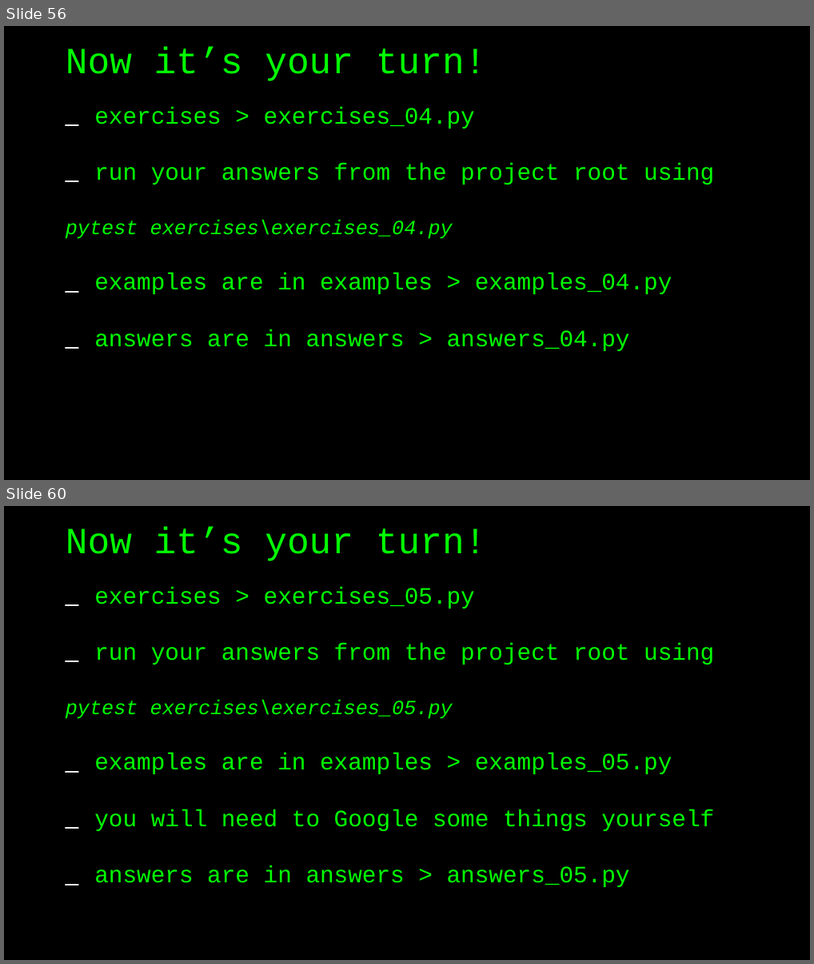
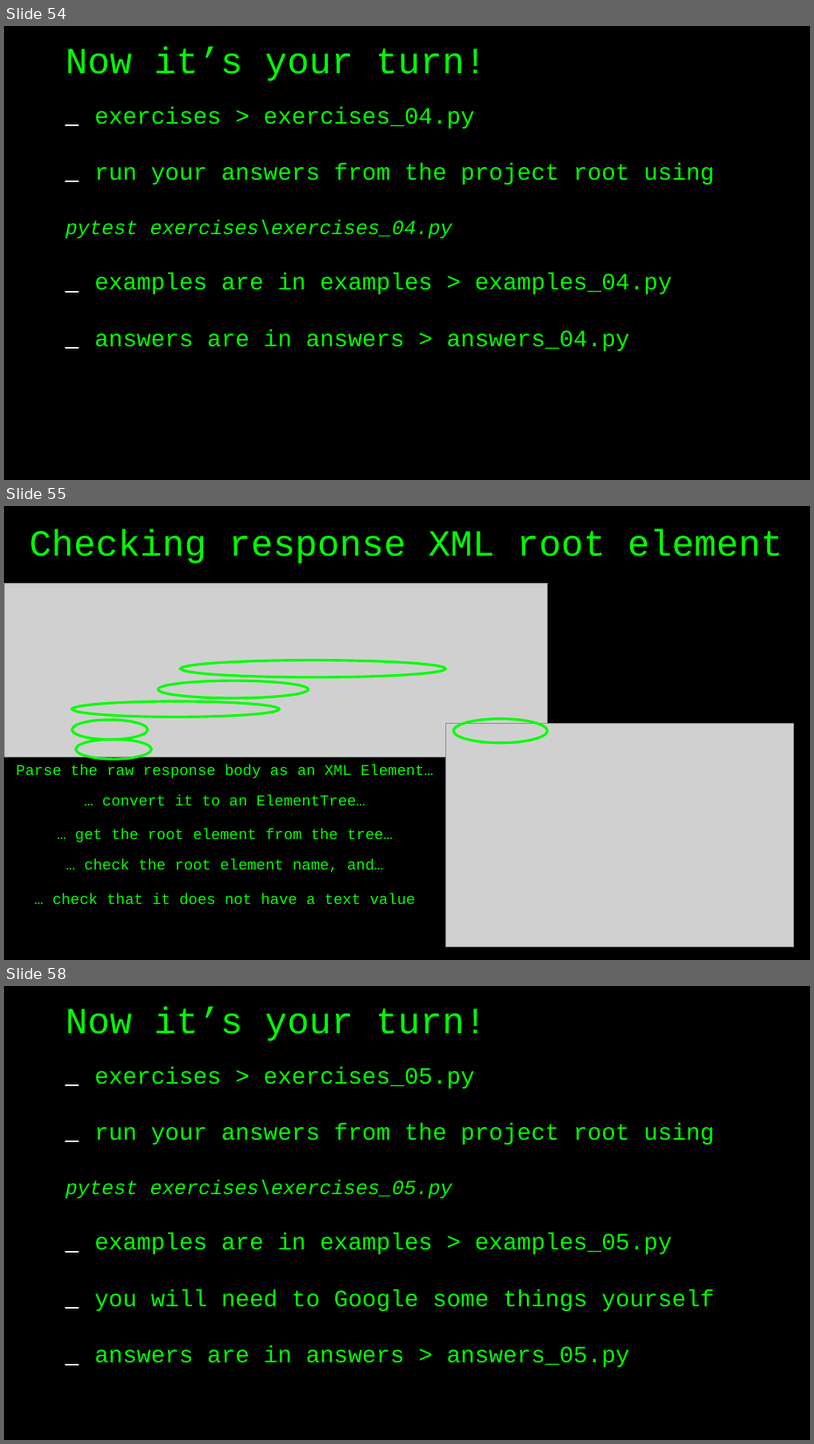
Before and after one commit to basdijkstra/requests-workshop, a slide deck: python-requests-workshop.odp. Shown one above the other, each under a label of ours: slides 56 and 60 before the commit, slides 54, 55 and 58 after it; the slides between them are not shown. The pictures are 814x964 and 814x1444 pixels, drawn with LibreOffice and Linux fonts; fonts in the diff are those of the drawing; grey boxes stand for pictures. Boxes give left, top, right and bottom in pixels: in the first picture for what was removed or moved away, otherwise in the second. Text is boxed around its words. In the diff, an @@ line names an element or a change of style, - is before the commit and + after.

```diff
--- a/python-requests-workshop.odp
+++ b/python-requests-workshop.odp
@@ slide 55 added at (4, 506, 810, 960), background #000000 @@
@@ title added at (30, 529, 783, 564), 44 pt, text #00FF00 @@
+Checking response XML root element
@@ picture added at (5, 583, 548, 756) @@
@@ freeform shape added at (181, 660, 446, 677), outline #00FF00 3 pt @@
@@ freeform shape added at (158, 681, 309, 698), outline #00FF00 3 pt @@
@@ freeform shape added at (72, 701, 280, 717), outline #00FF00 3 pt @@
@@ freeform shape added at (72, 720, 148, 740), outline #00FF00 3 pt @@
@@ freeform shape added at (454, 719, 548, 743), outline #00FF00 3 pt @@
@@ freeform shape added at (76, 739, 152, 759), outline #00FF00 3 pt @@
@@ picture added at (446, 723, 794, 947) @@
@@ text added at (16, 764, 434, 778), 18 pt, text #00FF00 @@
+Parse the raw response body as an XML Element…
@@ text added at (102, 795, 366, 806), 18 pt, text #00FF00 @@
+… convert it to an ElementTree…
@@ text added at (75, 828, 393, 842), 18 pt, text #00FF00 @@
+… get the root element from the tree…
@@ text added at (84, 859, 383, 872), 18 pt, text #00FF00 @@
+… check the root element name, and…
@@ text added at (53, 893, 416, 904), 18 pt, text #00FF00 @@
+… check that it does not have a text value
@@ what was slide 56 is now slide 54 @@
@@ what was slide 60 is now slide 58 @@
```
Also in this commit, not shown: 13 slides changed, 9 other slides added, 13 slides removed, 2 other files.
